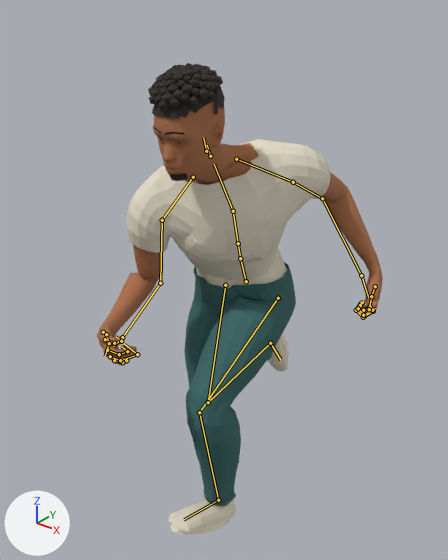
What one commit did to the glTF model public/assets/reference_character.glb.
Before and after are seen from a 50 mm lens placed at (1.103, -1.513, 1.8), pointed at (-0.035, -0.09, 0.918). Arrows for +X, +Y and +Z are at lower left; the lights stay in place. The older version comes first. Both versions are drawn at frame 23 of the action 'Jog'; the numbers are the values there. The bones that change, and the others that lie on the model, are drawn over the model as lines.

Objects in the first picture: 'Reference_Character'.
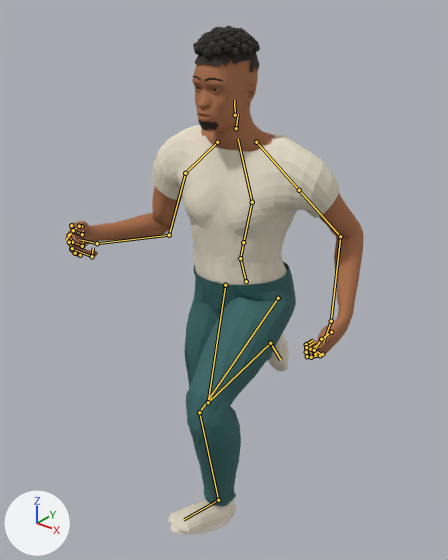
What the commit changed:
Bone 'mixamorig:Spine' (bone_mixamorig_spine) turns from (22, 0, -1) to (-5, 1, -4) degrees about its own x, y and z.
Bone 'mixamorig:Spine1' (bone_mixamorig_spine1) turns from (15, 11, -6) to (4, 3, -1) degrees about its own x, y and z.
Bone 'mixamorig:Spine2' (bone_mixamorig_spine2) turns from (-20, 30, -13) to (4, 6, -1) degrees about its own x, y and z.
Bone 'mixamorig:Neck' (bone_mixamorig_neck) turns from (25, -19, -10) to (-7, -6, -2) degrees about its own x, y and z.
Bone 'mixamorig:Head' (bone_mixamorig_head) turns from (-36, -18, 12) to (-1, -2, 0) degrees about its own x, y and z.

What differs and where, as boxes [x1, y1, x2, y2] in the pictures (448 x 560 px):
'Reference_Character', posed (8% taller)
    before: [97, 63, 383, 535]
    after: [66, 25, 364, 535]
bone 'mixamorig:Spine', root to tip
    before: (240, 258) to (238, 243)
    after: (240, 258) to (243, 242)
bone 'mixamorig:Spine1', root to tip
    before: (238, 243) to (233, 211)
    after: (243, 242) to (252, 202)
bone 'mixamorig:Spine2', root to tip
    before: (233, 211) to (214, 164)
    after: (252, 202) to (238, 139)
bone 'mixamorig:Neck', root to tip
    before: (210, 156) to (207, 145)
    after: (236, 128) to (238, 114)
bone 'mixamorig:Head', root to tip
    before: (206, 151) to (203, 137)
    after: (235, 115) to (234, 100)
